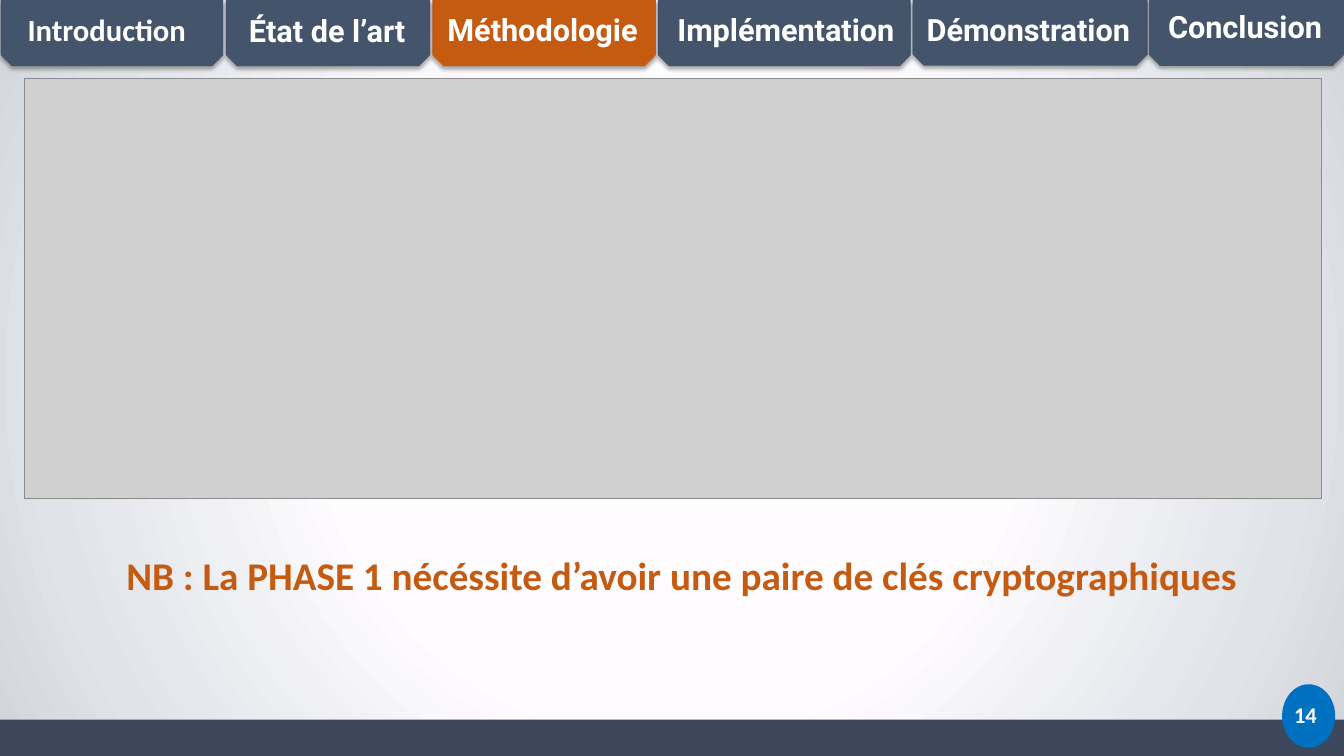
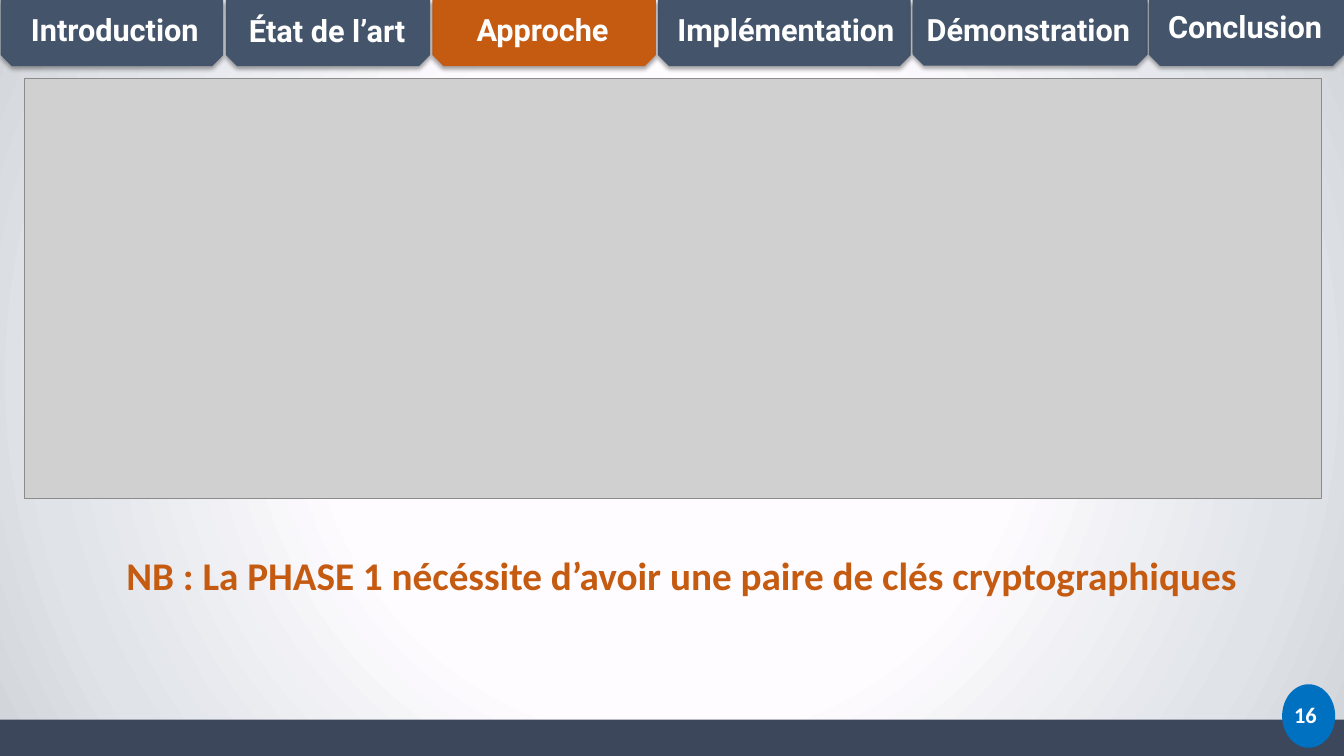
Before and after one commit to canisiushien/memoire-isie, a slide deck: slide 16 of PRESENTATION_M2_CANISIUS.pptx. Drawn at 1344x756 pixels with LibreOffice and Linux fonts; fonts in the diff are those of the drawing; grey boxes stand for pictures. Boxes give left, top, right and bottom in pixels: in the first picture for what was removed or moved away, otherwise in the second. Text is boxed around its words. In the diff, an @@ line names an element or a change of style, - is before the commit and + after.

```diff
--- a/PRESENTATION_M2_CANISIUS.pptx
+++ b/PRESENTATION_M2_CANISIUS.pptx
@@ text "Introduction" at box(31, 18, 199, 42): font Calibri to Roboto @@
@@ text at box(477, 18, 609, 48): text changed @@
-Méthodologie
+Approche
@@ text at box(1294, 707, 1317, 723): text changed @@
-14
+16
```
Also in this commit, not shown: 25 other slides changed, 5 other files.
